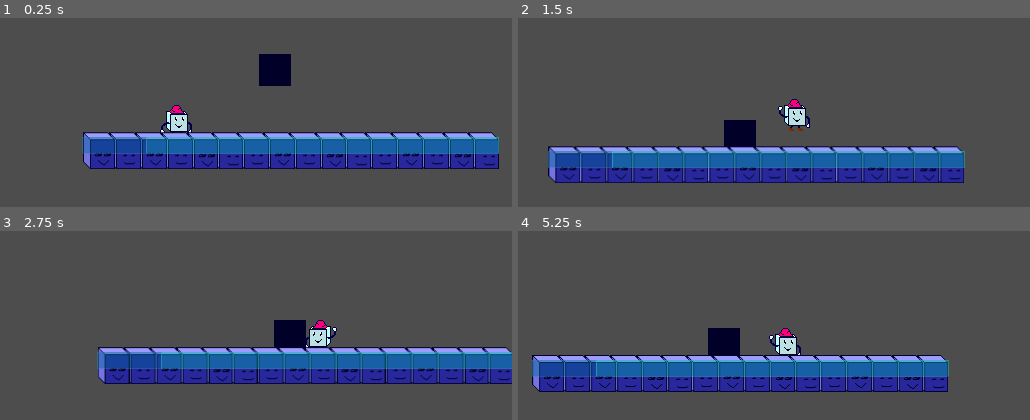
Above: before the commit, frames 1-4 (two rows, left to right).
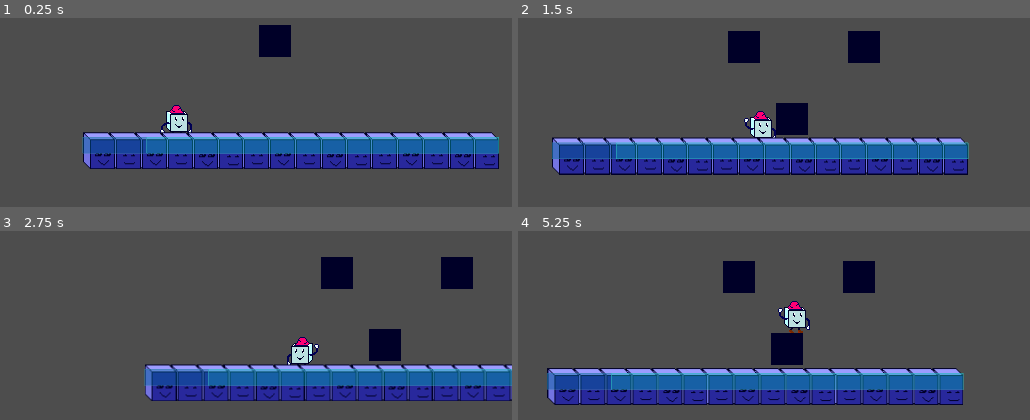
Above: after the commit, the same moments.

Repository: Doomn00b/Kewb
Game: Godot game, scene res://scenes/KewbTest1.tscn
Same seed, same stepped clock (60 frames per second), same inputs: the game is played once before the commit and once after it.
Inputs (mouse positions are in pixels of both pictures, inside the frame that each line leads up to):
- Up to frame 1 (0.25 s): no input
- Up to frame 2 (1.5 s): tap Enter (ui_accept) at 0.5 s; move the mouse to (886, 63) at 0.52 s; hold Right (move_forward) from 0.53 s (still down); click (886, 63) at 0.6 s; tap Space (jump) at 0.77 s; move the mouse to (671, 91) at 1.27 s; tap X (charge) at 1.35 s
- Up to frame 3 (2.75 s): tap Space (jump) at 1.52 s; move the mouse to (outside the picture) at 2.02 s; release Right (move_forward) at 2.03 s; hold Left (move_back) from 2.03 s (still down); click (outside the picture) at 2.1 s
- Up to frame 4 (5.25 s): move the mouse to (748, 348) at 2.77 s; release Left (move_back) at 2.78 s; hold Right (move_forward) 2.78-4.28 s; tap X (charge) at 2.85, 4.35 s; tap Space (jump) at 3.02, 3.77, 4.52 s; move the mouse to (927, 334) at 3.52 s; click (927, 334) at 3.6 s; move the mouse to (620, 248) at 4.27 s; hold Left (move_back) 4.28-5.03 s; move the mouse to (799, 291) at 5.02 s; hold Right (move_forward) from 5.03 s (still down); click (799, 291) at 5.1 s

The runs differ from the first frame. In frame 1, 1.9% of the frame differs, in the area x 50-57%, y 3-36%; in frame 2, 21%; in frame 3, 26%, in the area x 18-100%, y 13-90%; in frame 4, 25%.
Error before the commit: Parse Error: Expected ":" after "if" condition. (res://characters/Enemies/enemy.gd:28)

Commit message:
Changed EnemyCube from rigidbody2d-type to CharacterBody2D. Started altering the script to fit.

Diff:
--- a/characters/Enemies/enemy.gd
+++ b/characters/Enemies/enemy.gd
@@ -1,5 +1,5 @@
 class_name Enemy
-extends Node2D
+extends CharacterBody2D
 
 @export var Nmyspeed: int = 200 #We make a new variable: Enemy Speed, which is an Int with 200 as standard value.
 @export var NmyArea2D: Area2D
@@ -25,10 +25,10 @@
 	#the enemy will attempt to attack?
 	if playerChr != null: #If there's a player-character...
 		#self.position.x -= playerChr.position.x * Nmyspeed * delta #Makes the enemy go towards player.
-		if self.RigidBody2D
+
+		if is_on_floor(): #Put in a condition that says they can only move if they're touching ground?
 			var direction = (playerChr.position - self.position).normalized()
 			self.position.x += direction.x * Nmyspeed * delta
-
 			print_debug("Found the player haha")
 
 func _on_area_entered(_playerArea: Area2D) -> void: #When the player enters the Area2D, aka collider, then...
--- a/characters/Enemies/enemy_cube.tscn
+++ b/characters/Enemies/enemy_cube.tscn
@@ -9,14 +9,14 @@
 [sub_resource type="RectangleShape2D" id="RectangleShape2D_e7fn0"]
 size = Vector2(48, 48)
 
-[node name="EnemyCube" type="RigidBody2D" unique_id=1246260015 node_paths=PackedStringArray("NmyArea2D") groups=["enemyGroup"]]
+[node name="EnemyCube" type="CharacterBody2D" unique_id=2049833632 node_paths=PackedStringArray("NmyArea2D") groups=["enemyGroup"]]
 z_index = 1
 script = ExtResource("1_fqm6r")
+Nmyspeed = null
 NmyArea2D = NodePath("CubeNmyArea2D")
 metadata/_edit_group_ = true
 
 [node name="CollisionShape2D" type="CollisionShape2D" parent="." unique_id=168635995]
-visible = false
 shape = SubResource("RectangleShape2D_78frg")
 
 [node name="AnimationPlayer" type="AnimationPlayer" parent="." unique_id=2011432541]
--- a/characters/Player/player.tscn
+++ b/characters/Player/player.tscn
@@ -2,6 +2,9 @@
 
 [ext_resource type="Script" uid="uid://cuud1isgaumx" path="res://characters/Player/Player.gd" id="1_vb825"]
 [ext_resource type="Texture2D" uid="uid://gwdoe46w1uw0" path="res://characters/Player/kewb_godot-Sheet.png" id="2_8gp0o"]
+
+[sub_resource type="RectangleShape2D" id="RectangleShape2D_8gp0o"]
+size = Vector2(32, 32)
 
 [sub_resource type="RectangleShape2D" id="RectangleShape2D_j7dd2"]
 size = Vector2(31, 32)
@@ -133,6 +136,11 @@
 script = ExtResource("1_vb825")
 metadata/_edit_group_ = true
 
+[node name="Area2D" type="Area2D" parent="." unique_id=263225864]
+
+[node name="CollisionShape2D" type="CollisionShape2D" parent="Area2D" unique_id=331019338]
+shape = SubResource("RectangleShape2D_8gp0o")
+
 [node name="CollisionShape2D" type="CollisionShape2D" parent="." unique_id=64264918]
 modulate = Color(0.9831343, 0.25027704, 0.99999994, 1)
 self_modulate = Color(1, 0.79607844, 1, 1)
